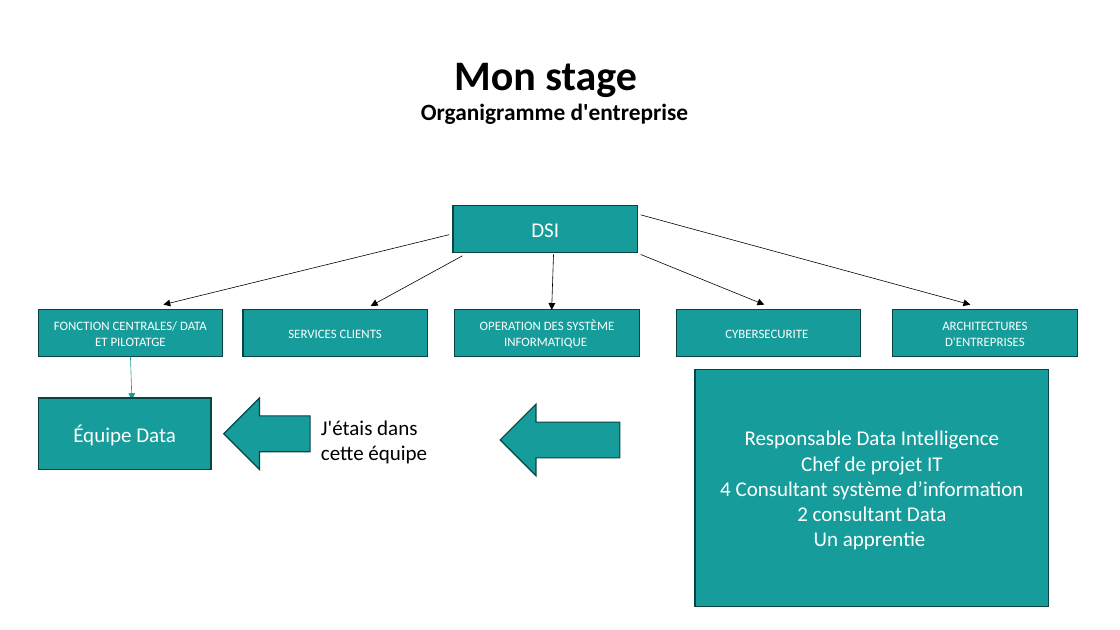
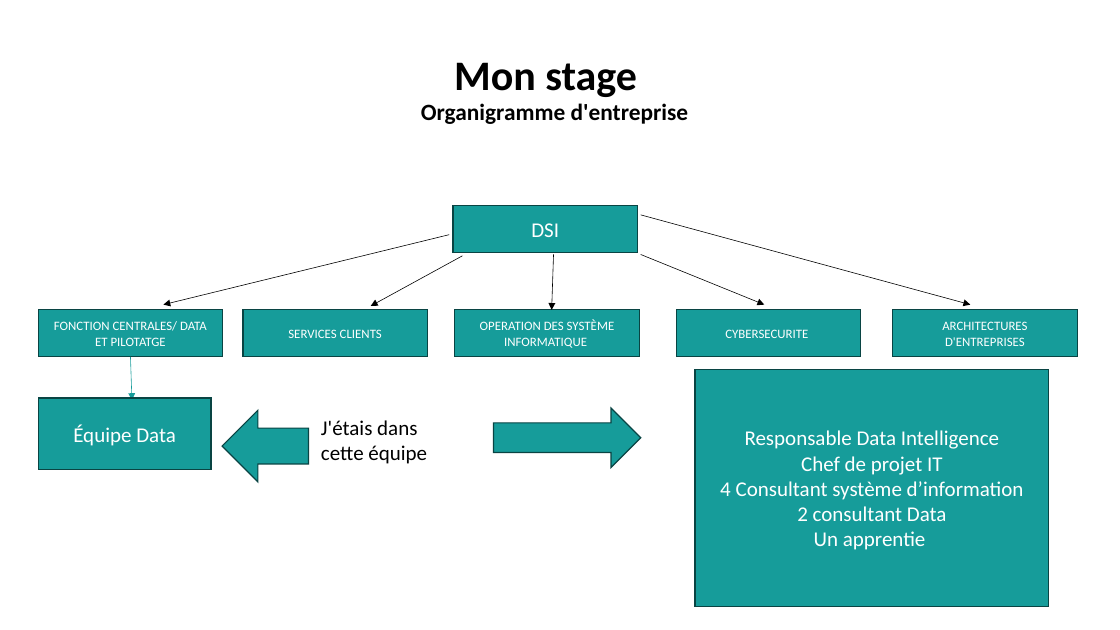
Before and after one commit to poke953/portfolio-Brule-Quentin, a slide deck: slide 3 of Presentation stage 2ème année.pptx. Drawn at 1120x630 pixels with LibreOffice and Linux fonts; fonts in the diff are those of the drawing. Boxes give left, top, right and bottom in pixels: in the first picture for what was removed or moved away, otherwise in the second. Text is boxed around its words. In the diff, an @@ line names an element or a change of style, - is before the commit and + after.

```diff
--- a/Presentation stage 2ème année.pptx
+++ b/Presentation stage 2ème année.pptx
@@ right arrow: place and size @@
-right arrow at <box>223,398,310,470</box>
+right arrow at <box>222,410,308,481</box>
@@ right arrow at <box>494,408,641,468</box>: rotation 180 to 0 degrees @@
```
Also in this commit, not shown: 1 slide removed.
